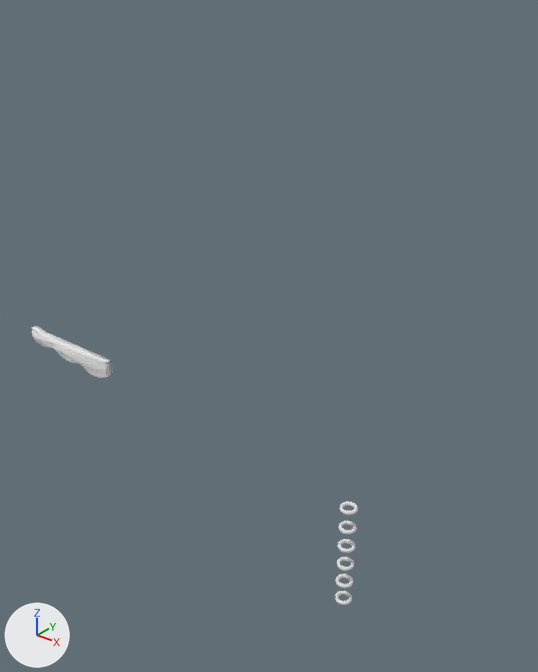
The Blender file Blender/Frigate/Maszt_przód.blend as it was, and as the next commit left it.
The view is the same before and after, from a 50 mm lens placed at (33.8, -56.1, 71.2), pointed at (-13.8, 3.4, 34.3). The axes (+X, +Y, +Z) are drawn at lower left. The lights are the same throughout. The first picture is the older version.
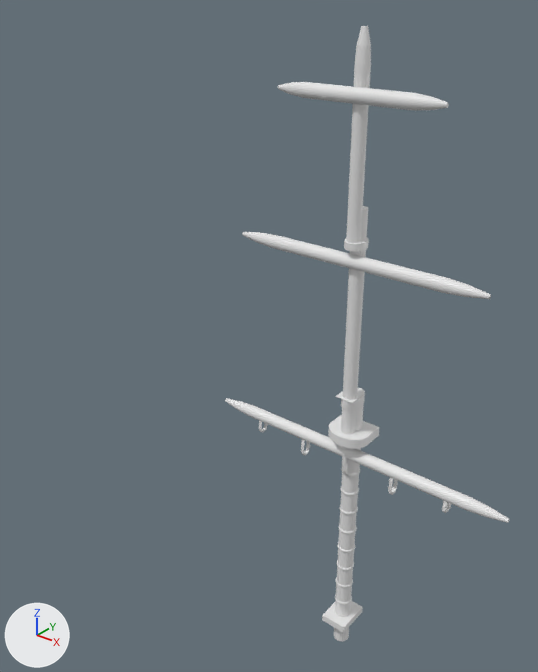
Commit message: Dodane liny

Patch to the scene script:
```diff
--- a/Blender/Frigate/Maszt_przód.blend.py
+++ b/Blender/Frigate/Maszt_przód.blend.py
@@ me_circle_007 @@
+me_circle_007.from_pydata(...)  # 2450 vertices, 2400 faces; spans x -12.7..1.2, y -6.0..1.0, z 11.5..33.4
+me_circle_007.polygons.foreach_set('use_smooth', [True] * 2400)
@@ me_circle_006 @@
+me_circle_006.from_pydata(...)  # 2450 vertices, 2400 faces; spans x -1.7..1.6, y -3.5..15.0, z -0.5..12.8
+me_circle_006.polygons.foreach_set('use_smooth', [True] * 2400)
@@ me_circle_005 @@
+me_circle_005.from_pydata(...)  # 3250 vertices, 3200 faces; spans x -1.8..1.6, y -3.2..15.0, z -1.1..17.8
+me_circle_005.polygons.foreach_set('use_smooth', [True] * 3200)
@@ me_circle_004 @@
+me_circle_004.from_pydata(...)  # 2450 vertices, 2400 faces; spans x -1.7..1.6, y -3.6..15.1, z -0.3..13.3
+me_circle_004.polygons.foreach_set('use_smooth', [True] * 2400)
@@ me_circle_008 @@
+me_circle_008.from_pydata(...)  # 3250 vertices, 3200 faces; spans x -1.7..1.7, y -3.7..15.3, z -0.3..18.5
+me_circle_008.polygons.foreach_set('use_smooth', [True] * 3200)
@@ ob_maszt_główny @@
 ob_maszt_główny.scale = (0.5, 0.5, 0.5)
-ob_maszt_główny.hide_set(True)
@@ ob_cylinder_009 @@
 ob_cylinder_009.scale = (1.0, 1.0, 17.0)
-ob_cylinder_009.hide_set(True)
@@ ob_cylinder_010 @@
 ob_cylinder_010.scale = (1.0, 1.0, 13.0)
-ob_cylinder_010.hide_set(True)
@@ ob_cylinder_011 @@
 ob_cylinder_011.scale = (1.0, 1.0, 8.0)
-ob_cylinder_011.hide_set(True)
@@ ob_cylinder_006 @@
 ob_cylinder_006.scale = (1.67, 2.2, 0.5)
-ob_cylinder_006.hide_set(True)
@@ ob_cylinder_007 @@
 ob_cylinder_007.scale = (1.5, 1.0, 0.5)
-ob_cylinder_007.hide_set(True)
@@ ob_cylinder_008 @@
 ob_cylinder_008.scale = (1.25, 1.0, 0.35)
-ob_cylinder_008.hide_set(True)
@@ ob_torus_003 @@
 ob_torus_003.scale = (0.8, 0.8, 1.0)
-ob_torus_003.hide_set(True)
@@ ob_torus_005 @@
 ob_torus_005.scale = (0.8, 0.8, 1.0)
-ob_torus_005.hide_set(True)
@@ ob_cube @@
 ob_cube.scale = (1.5, 2.0, 0.4)
-ob_cube.hide_set(True)
@@ ob_plane @@
 ob_plane.location = (-0.1, -1.0, 33.5)
-ob_plane.hide_set(True)
@@ ob_cube_001 @@
-ob_cube_001 = bpy.data.objects.new('Cube.001', me_cube_003)
-ob_cube_001.location = (-37.5, -1.0, 24.2)
-ob_cube_001.scale = (10.0, 0.5, 1.0)
@@ ob_lina_004 @@
+ob_lina_004 = bpy.data.objects.new('Lina.004', me_circle_007)
+ob_lina_004.location = (-0.2, -1.4, 28.4)
+ob_lina_004.rotation_euler = (0.0, 3.142, 1.571)  # degrees (0, 180, 90)
+ob_lina_004.scale = (0.139, 0.0694, 0.139)
@@ ob_lina_003 @@
+ob_lina_003 = bpy.data.objects.new('Lina.003', me_circle_006)
+ob_lina_003.location = (-11.2, -1.3, 26.6)
+ob_lina_003.rotation_euler = (0.0, 3.142, 0.0)  # degrees (0, 180, 0)
+ob_lina_003.scale = (0.139, 0.0694, 0.139)
@@ ob_lina_002 @@
+ob_lina_002 = bpy.data.objects.new('Lina.002', me_circle_005)
+ob_lina_002.location = (-5.4, -1.3, 26.7)
+ob_lina_002.rotation_euler = (0.0, 3.142, 0.0)  # degrees (0, 180, 0)
+ob_lina_002.scale = (0.139, 0.0694, 0.139)
@@ ob_lina_001 @@
+ob_lina_001 = bpy.data.objects.new('Lina.001', me_circle_004)
+ob_lina_001.location = (11.3, -1.3, 26.8)
+ob_lina_001.rotation_euler = (0.0, 3.142, 0.0)  # degrees (0, 180, 0)
+ob_lina_001.scale = (0.139, 0.0694, 0.139)
@@ ob_lina @@
+ob_lina = bpy.data.objects.new('Lina', me_circle_008)
+ob_lina.location = (5.5, -1.3, 26.7)
+ob_lina.rotation_euler = (0.0, 3.142, 0.0)  # degrees (0, 180, 0)
+ob_lina.scale = (0.139, 0.0694, 0.139)
```

Pixel boxes (x1, y1, x2, y2) of what changed, in the pictures (538 x 672 px):
'Maszt główny', shown: after (334, 26, 371, 641)
'Cylinder.009', shown: after (225, 398, 509, 523)
'Cylinder.010', shown: after (242, 232, 491, 299)
'Cylinder.011', shown: after (278, 82, 449, 110)
'Cube.001', deleted: before (32, 325, 113, 378)
'Cylinder.006', shown: after (328, 415, 379, 448)
'Cube', shown: after (322, 601, 363, 633)
'Cylinder.007', shown: after (341, 388, 365, 410)
'Cylinder.008', shown: after (344, 238, 369, 252)
'Lina', added: after (388, 477, 398, 495)
'Lina.002', added: after (301, 439, 310, 455)
'Plane', shown: after (335, 391, 362, 403)
'Lina.001', added: after (442, 500, 451, 513)
'Lina.004', added: after (342, 456, 347, 475)
'Torus.003', shown: after (340, 487, 359, 496)
'Lina.003', added: after (259, 421, 268, 432)
'Torus.005', shown: after (341, 468, 360, 477)
